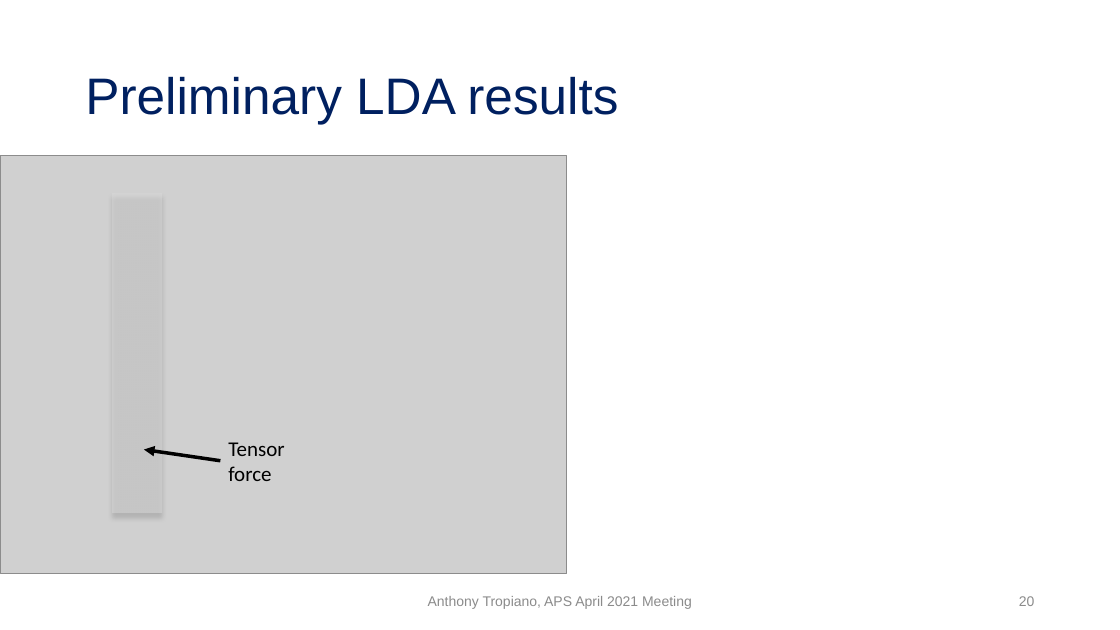
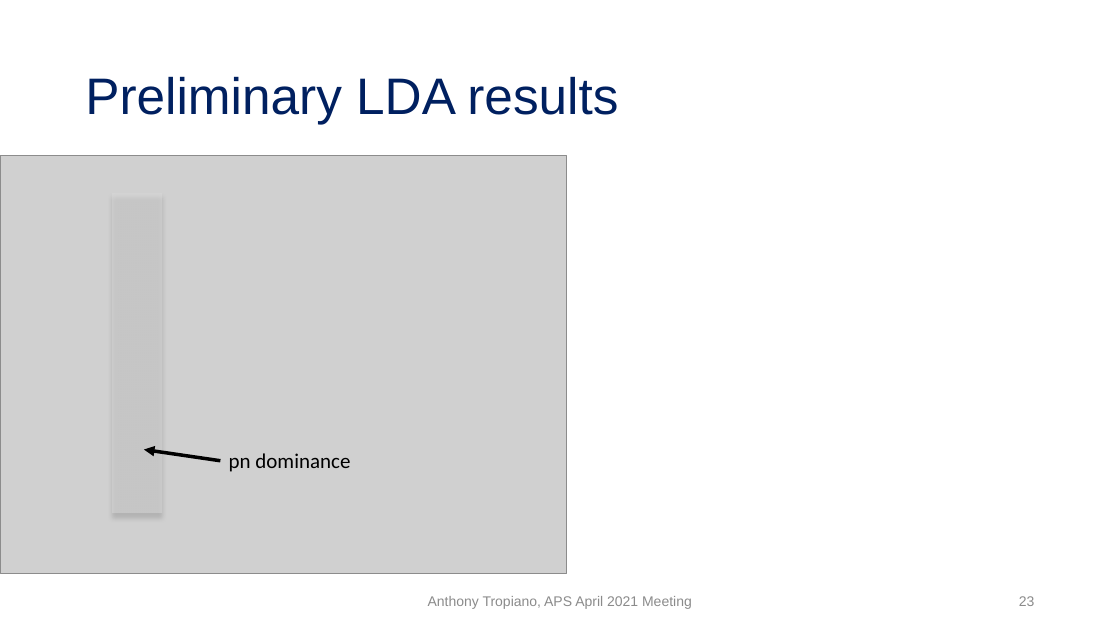
Before and after one commit to tropiano4/tropiano-srg, a slide deck: slide 23 of Presentations/APS_April2021/tropiano_aps_april2021.pptx (slide 20 before the commit). Drawn at 1120x630 pixels with LibreOffice and Linux fonts; fonts in the diff are those of the drawing; grey boxes stand for pictures. Boxes give left, top, right and bottom in pixels: in the first picture for what was removed or moved away, otherwise in the second. Text is boxed around its words. In the diff, an @@ line names an element or a change of style, - is before the commit and + after.

```diff
--- a/Presentations/APS_April2021/tropiano_aps_april2021.pptx
+++ b/Presentations/APS_April2021/tropiano_aps_april2021.pptx
@@ text at <box>229,453,350,472</box>: text changed @@
-Tensor force
+pn dominance
@@ page number at <box>1019,596,1035,606</box>: text changed @@
-20
+23
```
Also in this commit, not shown: 7 other slides changed, 4 slides added, 1 slide removed, 5 other files.
